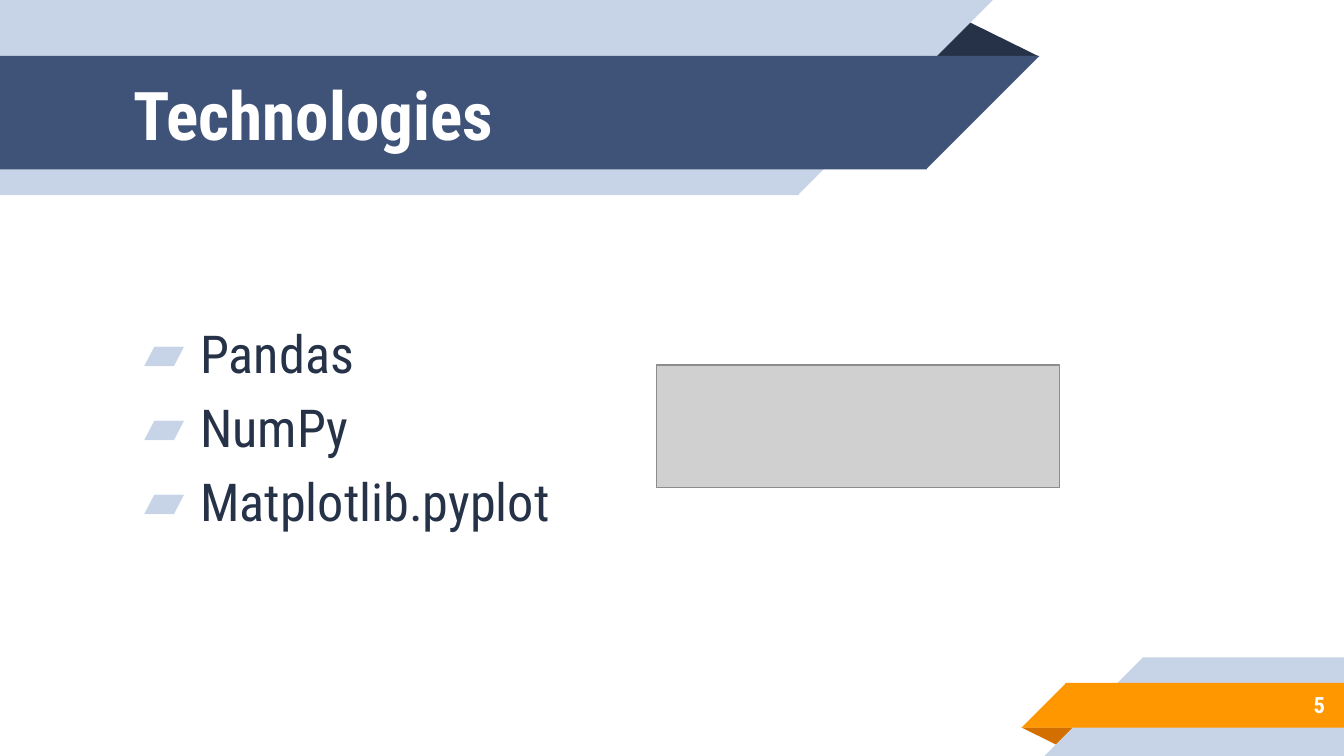
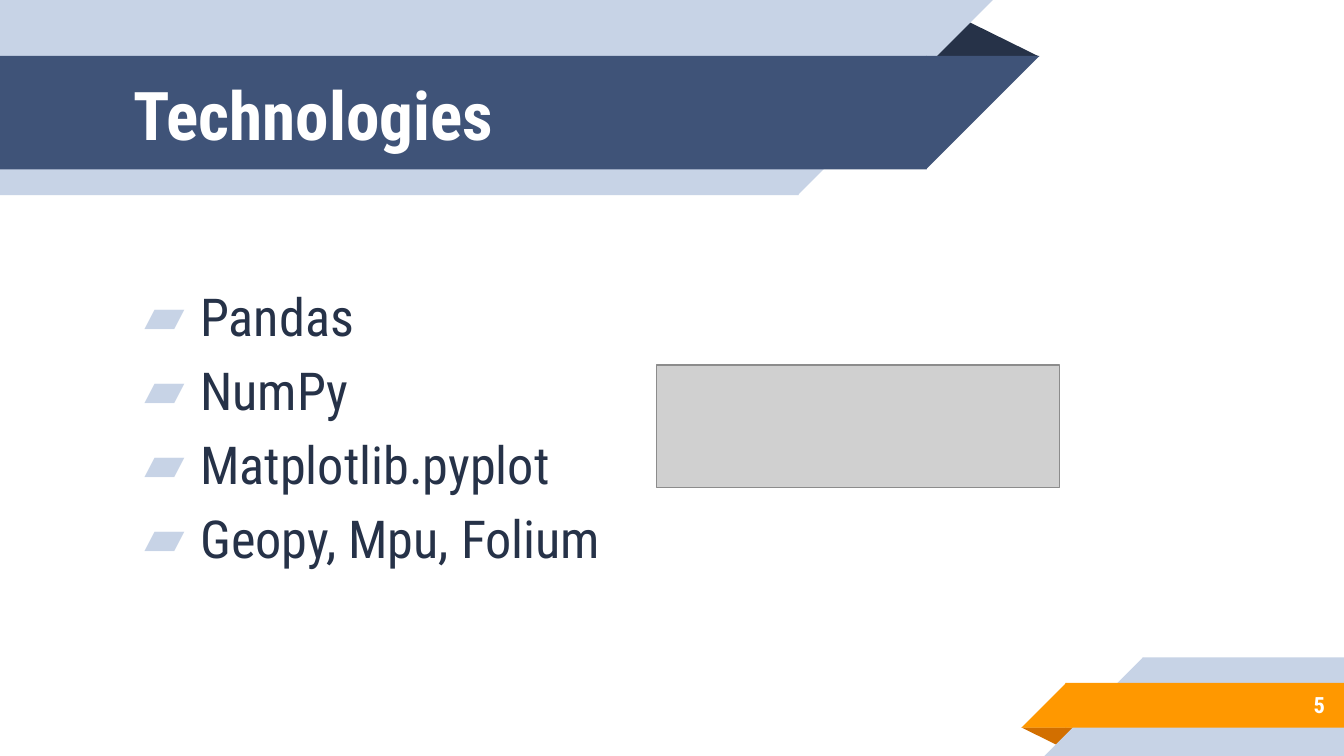
Before and after one commit to davidrodjen/TP03-RodJen-Pfeiffer-Saxen, a slide deck: slide 5 of TP03/TP04 Pfeiffer, Rodriguez-Jenkins, Saxen.pptx. Drawn at 1344x756 pixels with LibreOffice and Linux fonts; fonts in the diff are those of the drawing; grey boxes stand for pictures; background and template pictures are left out. Boxes give left, top, right and bottom in pixels: in the first picture for what was removed or moved away, otherwise in the second. Text is boxed around its words. In the diff, an @@ line names an element or a change of style, - is before the commit and + after.

```diff
--- a/TP03/TP04 Pfeiffer, Rodriguez-Jenkins, Saxen.pptx
+++ b/TP03/TP04 Pfeiffer, Rodriguez-Jenkins, Saxen.pptx
@@ text at (200, 518, 600, 569): paragraph added @@
+▰ Geopy, Mpu, Folium
```
Also in this commit, not shown: 5 other slides changed, 3 slides added, 1 other file.
